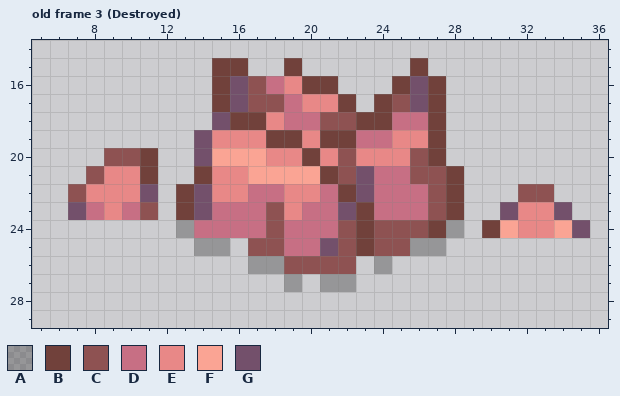
Two versions of one pixel-art file, game/Slime Mec/Assets/_Art/Sprites/Environment/env_brown_rockA2.aseprite. The picture above was drawn from the file before the commit.
43x31 pixels, 3 frames. Pixels under 10% opacity are left out. Shown: old frame 3 (Destroyed): x 5..36, y 14..29. The commit also changed other frames, which this record leaves out.
Palette (. is transparent): A #00000045  B #71413b  C #8e5252  D #c76f84  E #e88887  F #faa494  G #73506b
Pixels before, old frame 3 (Destroyed), first column x 7:
15 ........BB..B......B.........
16 ........BGCDEBB...BGB........
17 ........BGCCDEEB.BCGB........
18 ........GBBEDDCCBBDDB........
19 .......GEEEBBEBBDDEEB........
20 ..CCB..GFFFEEBECEEECB........
21 .CEEB..BEEFFFFBCGDDCCB.......
22 CEEEG.BGEEDDEEDBGDDDCB...CC..
23 GDEDC.BGDDDCEDDGBDDDCB..GEEG.
24 ......ADDDDCDDDCBCCCBA.BFEEFG
25 .......AA.CCDDGCBCCAA........
26 ..........AACCCC.A...........
27 ............A.AA.............
The same view after the edit:
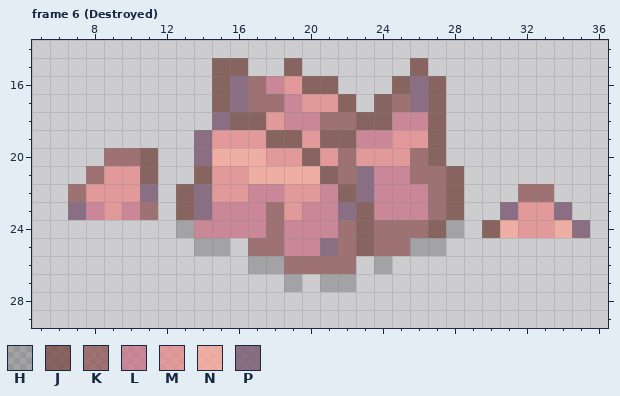
Colours new in this view: H #00000034  J #71413bbf  K #8e5252bf  L #c76f84bf  M #e88887bf  N #faa494bf  P #73506bbf
A new or re-ordered frame is compared with the old frame closest to it.
Difference:
frames 3 -> 10
Changed rows in their new state; - is an unchanged pixel.
Frame 6 (Destroyed) is new; against old frame 3 (Destroyed):
first column x 7:
15 --------JJ--J------J---------
16 --------JPKLMJJ---JPJ--------
17 --------JPKKLMMJ-JKPJ--------
18 --------PJJMLLKKJJLLJ--------
19 -------PMMMJJMJJLLMMJ--------
20 --KKJ--PNNNMMJMKMMMKJ--------
21 -KMMJ--JMMNNNNJKPLLKKJ-------
22 KMMMP-JPMMLLMMLJPLLLKJ---KK--
23 PLMLK-JPLLLKMLLPJLLLKJ--PMMP-
24 ------HLLLLKLLLKJKKKJH-JNMMNP
25 -------HH-KKLLPKJKKHH--------
26 ----------HHKKKK-H-----------
27 ------------H-HH-------------
Pixel boxes of the changes (left, top, right, bottom) in both pictures:
changed: (68, 58, 590, 292)
